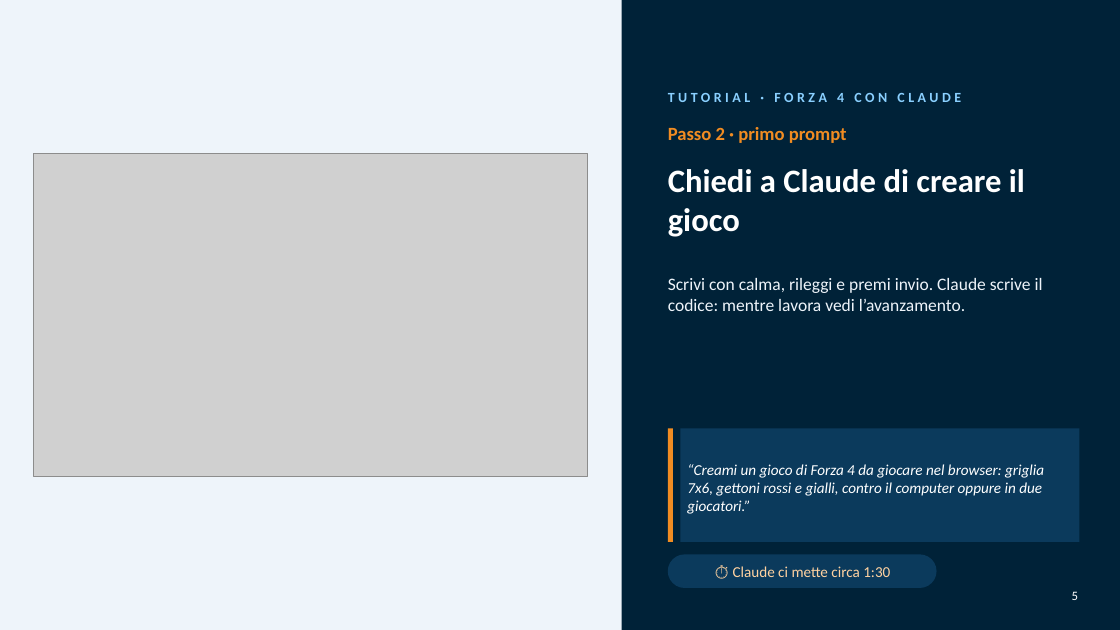
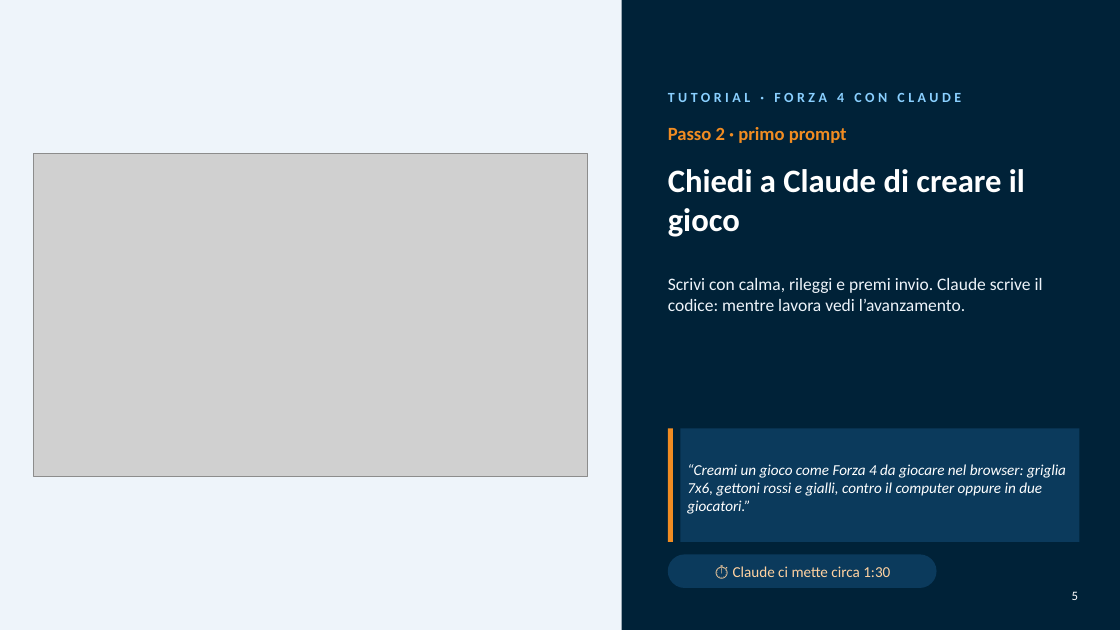
Before and after one commit to marraliEfuture/efuture_games, a slide deck: slide 5 of presentazioni/2-forza4-claude.pptx. Drawn at 1120x630 pixels with LibreOffice and Linux fonts; fonts in the diff are those of the drawing; grey boxes stand for pictures; background and template pictures are left out. Boxes give left, top, right and bottom in pixels: in the first picture for what was removed or moved away, otherwise in the second. Text is boxed around its words. In the diff, an @@ line names an element or a change of style, - is before the commit and + after.

```diff
--- a/presentazioni/2-forza4-claude.pptx
+++ b/presentazioni/2-forza4-claude.pptx
@@ text in rectangle at <box>687,464,1066,514</box>: text changed @@
-“Creami un gioco di Forza 4 da giocare nel browser: griglia 7x6, gettoni rossi e gialli, contro il computer oppure in due giocatori.”
+“Creami un gioco come Forza 4 da giocare nel browser: griglia 7x6, gettoni rossi e gialli, contro il computer oppure in due giocatori.”
```
Also in this commit, not shown: 4 other slides changed, 10 other files.
